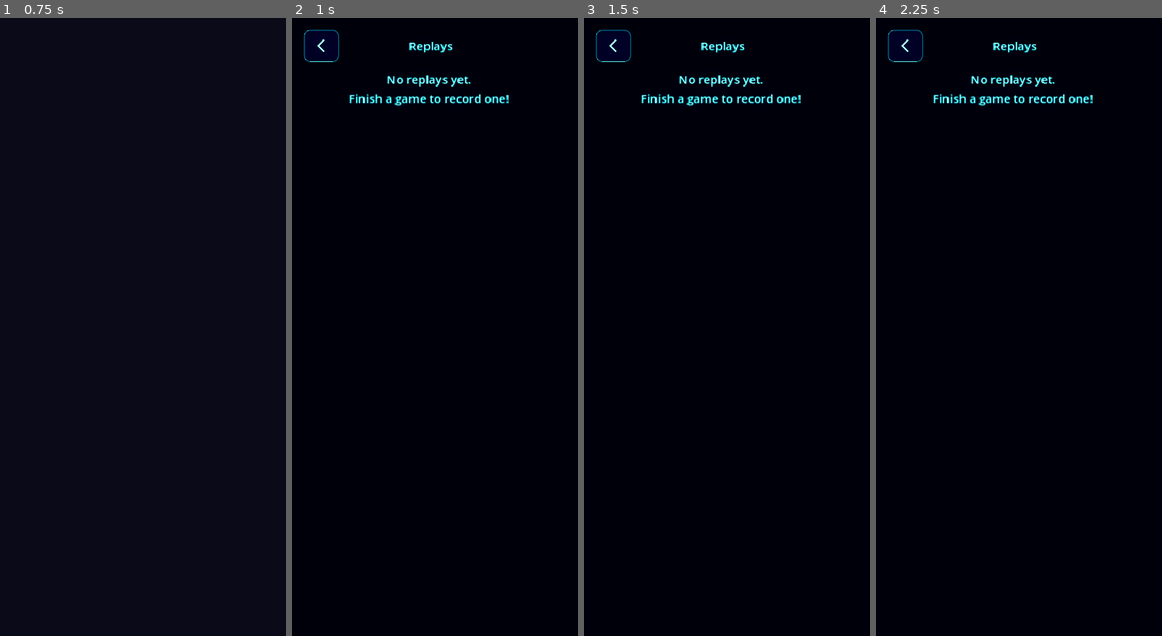
Above: before the commit, frames 1-4 (left to right).
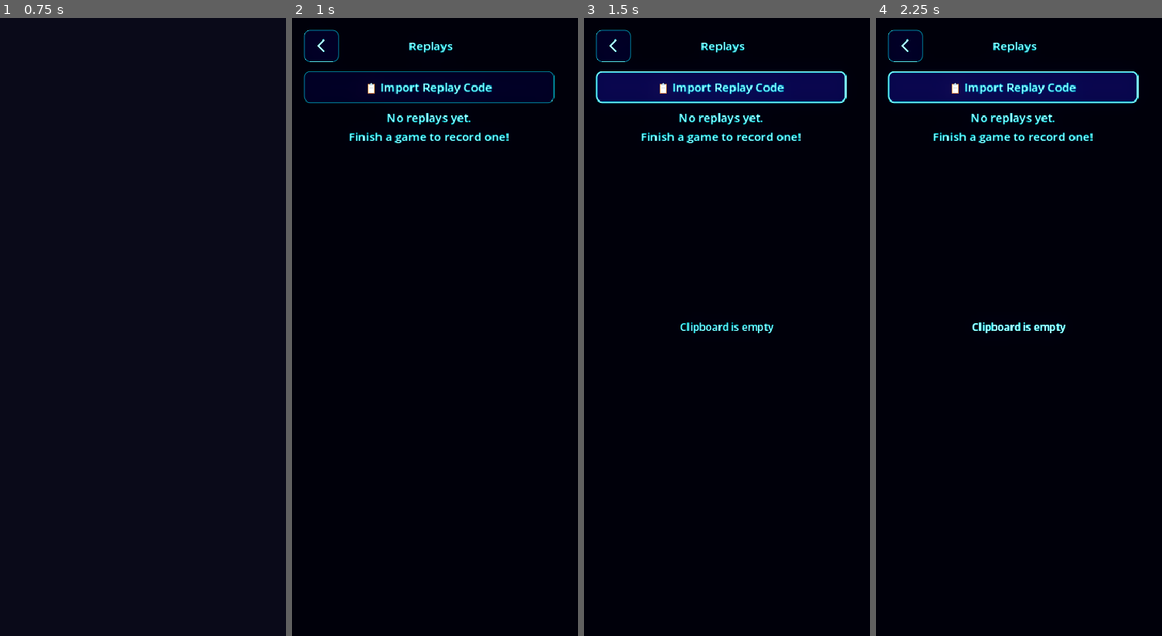
Above: after the commit, the same moments.

Repository: mchambers-mojang/sweet-vinegar-games
Game: Godot game, scene res://scenes/game_picker.tscn
Two runs of this game, one before a commit and one after it. Both use one fixed random seed, a clock stepped at 60 frames per second and the inputs below.
Inputs (mouse positions are in pixels of both pictures, inside the frame that each line leads up to):
- Up to frame 1 (0.75 s): click (143, 574) at 0.5 s
- Up to frame 2 (1 s): no input
- Up to frame 3 (1.5 s): click (721, 85) at 1.25 s, where only the run after the commit has a clickable "📋 Import Replay Code"
- Up to frame 4 (2.25 s): click (1013, 85) at 2 s, where only the run after the commit has a clickable "📋 Import Replay Code"

Frame 1 is identical in both runs. In frame 2, 5.0% of the frame differs, in the area x 4-92%, y 8-21%; in frame 3, 5.5%; in frame 4, 5.5%, in the area x 4-93%, y 8-51%.

Commit message:
feat: add replay sharing via copy/paste codes (#27)
Replays can now be exported as compressed text codes (gzip + base64
with SVG1_ prefix) and imported from clipboard. The replays screen
gets a 'Import Replay Code' button at the top and a share button
(📤) on each replay row that copies the code to clipboard.

Backward compatible — imports still accept legacy uncompressed base64.

Co-authored-by: Copilot <223556219+Copilot@users.noreply.github.com>

Diff:
--- a/scripts/autoload/replay_manager.gd
+++ b/scripts/autoload/replay_manager.gd
@@ -154,7 +154,9 @@
 		"format_version": FORMAT_VERSION,
 		"replay": replay,
 	}
-	return Marshalls.utf8_to_base64(JSON.stringify(blob))
+	var json_str := JSON.stringify(blob)
+	var compressed := json_str.to_utf8_buffer().compress(FileAccess.COMPRESSION_GZIP)
+	return "SVG1_" + Marshalls.raw_to_base64(compressed)
 
 
 func export_latest_replay_code() -> String:
@@ -166,7 +168,19 @@
 func import_replay_code(code: String) -> Dictionary:
 	if code.is_empty():
 		return {}
-	var decoded := Marshalls.base64_to_utf8(code)
+	var decoded: String = ""
+	if code.begins_with("SVG1_"):
+		# Compressed format (v1)
+		var raw := Marshalls.base64_to_raw(code.substr(5))
+		if raw.is_empty():
+			return {}
+		var decompressed := raw.decompress_dynamic(-1, FileAccess.COMPRESSION_GZIP)
+		if decompressed.is_empty():
+			return {}
+		decoded = decompressed.get_string_from_utf8()
+	else:
+		# Legacy uncompressed base64
+		decoded = Marshalls.base64_to_utf8(code)
 	if decoded.is_empty():
 		return {}
 	var parsed = JSON.parse_string(decoded)
--- a/scripts/replays/replays_screen.gd
+++ b/scripts/replays/replays_screen.gd
@@ -21,6 +21,13 @@
 func _build_ui() -> void:
 	for child in replay_list.get_children():
 		child.queue_free()
+
+	# Import button at top
+	var import_btn := Button.new()
+	import_btn.text = "📋 Import Replay Code"
+	import_btn.custom_minimum_size = Vector2(0, 44)
+	import_btn.pressed.connect(_import_from_clipboard)
+	replay_list.add_child(import_btn)
 
 	var replays := ReplayManager.get_recent_replays(50)
 	if replays.is_empty():
@@ -128,6 +135,19 @@
 		)
 		row.add_child(play_btn)
 
+	# Share button
+	var share_btn := Button.new()
+	share_btn.text = "📤"
+	share_btn.custom_minimum_size = Vector2(36, 36)
+	share_btn.pressed.connect(func() -> void:
+		var code := ReplayManager.export_replay_code(replay_id)
+		if code.is_empty():
+			return
+		DisplayServer.clipboard_set(code)
+		_show_toast("Replay code copied!")
+	)
+	row.add_child(share_btn)
+
 	# Right: delete button
 	var delete_btn := Button.new()
 	delete_btn.text = "✕"
@@ -156,3 +176,45 @@
 	var style := StyleBoxFlat.new()
 	style.bg_color = ThemeManager.get_color("background")
 	add_theme_stylebox_override("panel", style)
+
+
+func _import_from_clipboard() -> void:
+	var code := DisplayServer.clipboard_get().strip_edges()
+	if code.is_empty():
+		_show_toast("Clipboard is empty")
+		return
+	var replay := ReplayManager.import_replay_code(code)
+	if replay.is_empty():
+		_show_toast("Invalid replay code")
+		return
+	# Determine game mode and play it
+	var header: Dictionary = replay.get("header", {})
+	var game_mode := str(header.get("game_mode", ""))
+	var replay_scene := ""
+	if game_mode == "blockudoku":
+		replay_scene = "res://scenes/blockudoku_replay.tscn"
+	elif game_mode == "sudoku":
+		replay_scene = "res://scenes/sudoku_replay.tscn"
+	elif game_mode == "shikaku":
+		replay_scene = "res://scenes/shikaku_replay.tscn"
+	if replay_scene.is_empty():
+		_show_toast("Unknown game mode: %s" % game_mode)
+		return
+	ReplayManager.set_pending_playback(replay)
+	SceneTransition.transition_to(replay_scene)
+
+
+func _show_toast(message: String) -> void:
+	var toast := Label.new()
+	toast.text = message
+	toast.horizontal_alignment = HORIZONTAL_ALIGNMENT_CENTER
+	toast.add_theme_font_size_override("font_size", 14)
+	toast.add_theme_color_override("font_color", ThemeManager.get_color("text_given"))
+	toast.modulate.a = 1.0
+	add_child(toast)
+	toast.anchors_preset = Control.PRESET_CENTER_BOTTOM
+	toast.position.y -= 60
+	var tween := create_tween()
+	tween.tween_interval(2.0)
+	tween.tween_property(toast, "modulate:a", 0.0, 0.5)
+	tween.tween_callback(toast.queue_free)
